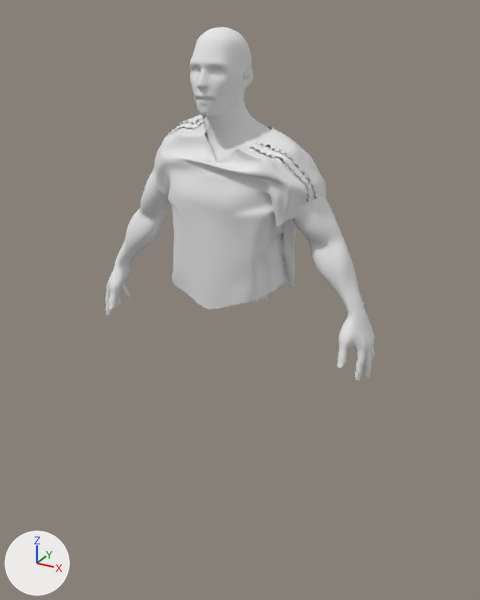
The FBX model Assets/Animation/ideal.fbx: old version first, new version second.
One viewpoint serves both versions: a 50 mm camera at (11.81, -21.95, 14.24) aimed at (0.42, -1.25, 3.89). The lights are fixed; the arrows at lower left show +X, +Y and +Z. Where no turn or scale is listed for an object, it has been applied to the vertices.

Names of what the first picture shows: 'FinalBaseMesh', 'Plane'.
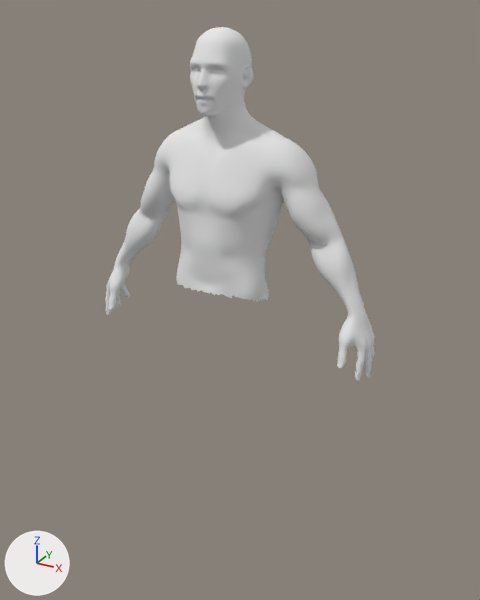
Where the newer file only moved an object's origin or applied its transform, the numbers keep the older frame.

Edits to the scene script, one JSON object a line:
```json
{"op": "remove", "block": "ob_plane", "code": ["ob_plane = bpy.data.objects.new('Plane', me_mesh)", "ob_plane.location = (0.33, -3.79, 8.14)"]}
```

What differs and where, as boxes [x1, y1, x2, y2] in the pictures (480 x 600 px):
```json
{"object": "Plane", "change": "deleted", "before": [155, 114, 326, 309]}
```
